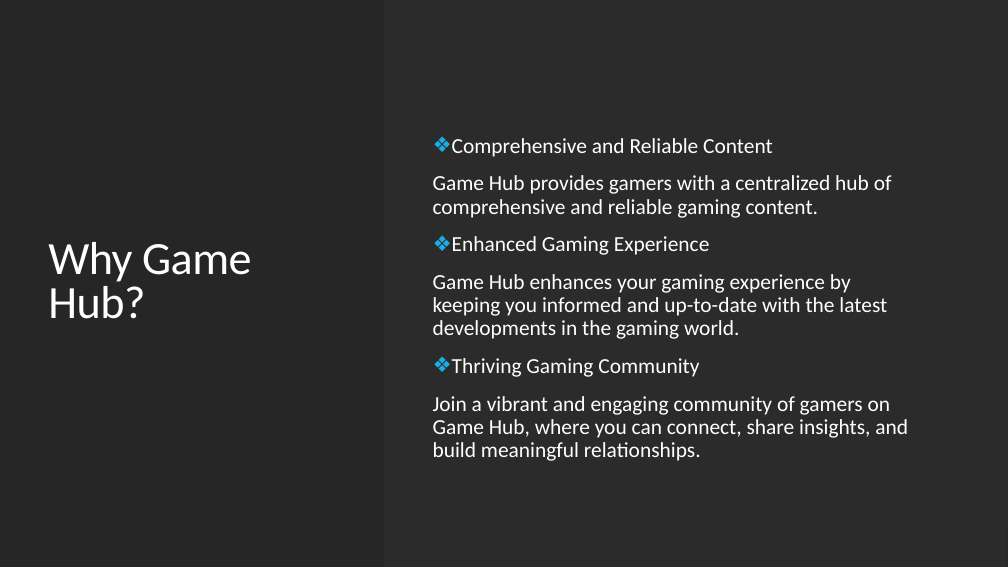
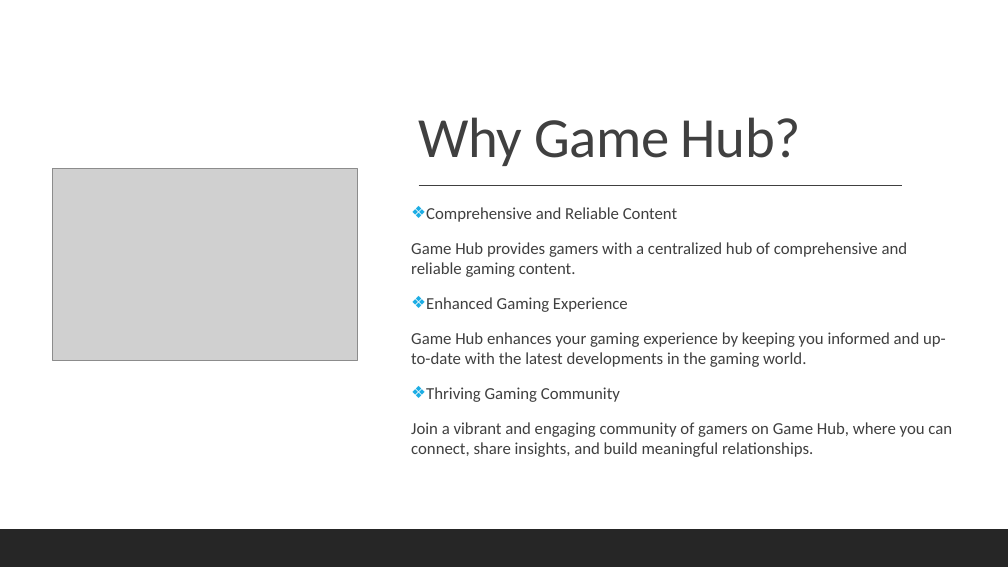
Before and after one commit to namelesskid36/GameBlogs, a slide deck: slide 5 of Game Hub.pptx. Drawn at 1008x567 pixels with LibreOffice and Linux fonts; fonts in the diff are those of the drawing; grey boxes stand for pictures; background and template pictures are left out; a plain dark background stands for a picture behind light text. Boxes give left, top, right and bottom in pixels: in the first picture for what was removed or moved away, otherwise in the second. Text is boxed around its words. In the diff, an @@ line names an element or a change of style, - is before the commit and + after.

```diff
--- a/Game Hub.pptx
+++ b/Game Hub.pptx
@@ background picture (left out) to #FFFFFF @@
@@ rectangle removed at <box>0,0,384,567</box> @@
@@ title "Why Game Hub?": place and size @@
-title "Why Game Hub?" at <box>48,242,252,319</box>
+title "Why Game Hub?" at <box>419,117,801,166</box>
@@ title "Why Game Hub?" at <box>419,117,801,166</box>: size 44 to 54 pt, text colour #FFFFFF to #404040; vertical alignment middle to bottom @@
@@ picture added at <box>52,169,358,360</box> @@
@@ text "Comprehensive and Reliable Content": place and size @@
-text "Comprehensive and Reliable Content" at <box>433,175,908,461</box>
+text "Comprehensive and Reliable Content" at <box>411,207,952,457</box>
@@ text "Comprehensive and Reliable Content" at <box>411,207,952,457</box>: size 20.4 to 16 pt, text colour #FFFFFF to #404040; line spacing 0.9 to 1; vertical alignment middle to top @@
@@ line added from (419, 186) to (903, 186), #404040 1 pt @@
@@ rectangle removed at <box>0,529,1008,567</box> @@
@@ rectangle added at <box>0,529,1008,567</box>, fill #262626 @@
```
Also in this commit, not shown: 1 slide added.
